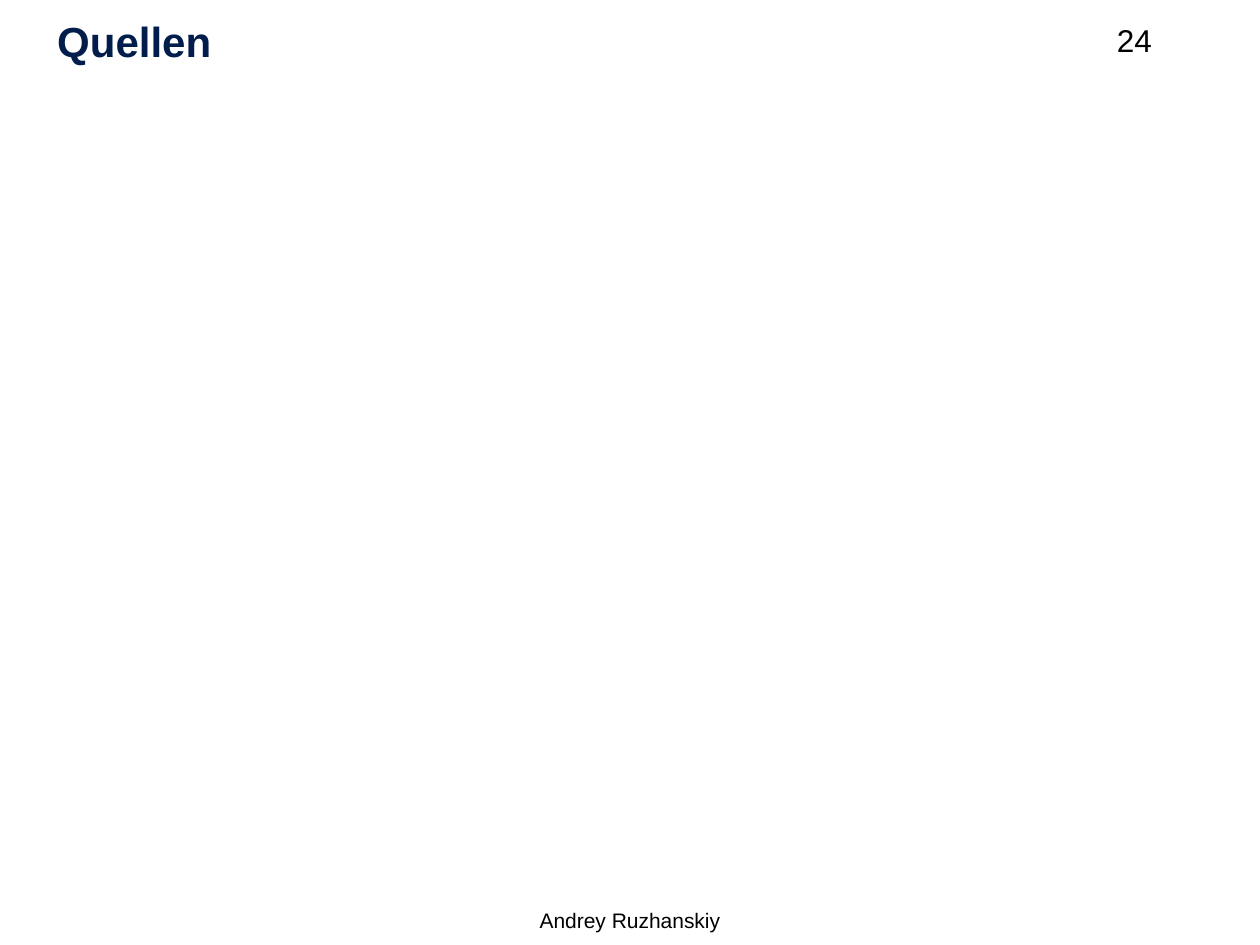
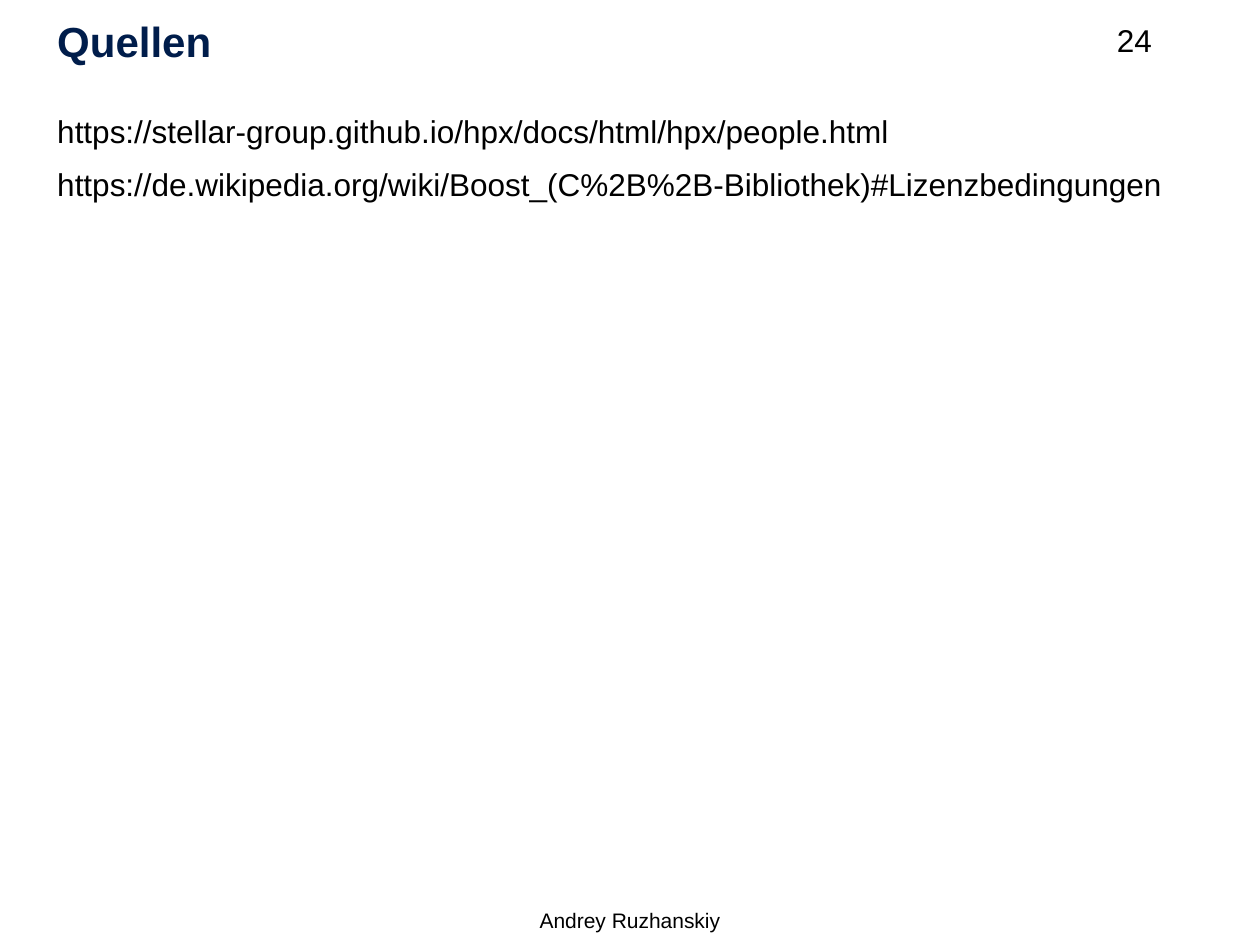
Before and after one commit to Setahero/HPC_Kokkos_HS, a slide deck: slide 24 of Hauptseminar HPC.pptx. Drawn at 1260x945 pixels with LibreOffice and Linux fonts; fonts in the diff are those of the drawing; background and template pictures are left out. Boxes give left, top, right and bottom in pixels: in the first picture for what was removed or moved away, otherwise in the second. Text is boxed around its words. In the diff, an @@ line names an element or a change of style, - is before the commit and + after.

```diff
--- a/Hauptseminar HPC.pptx
+++ b/Hauptseminar HPC.pptx
@@ text added at (x1=57, y1=120, x2=1161, y2=202), 18 pt, text #000000 @@
+https://stellar-group.github.io/hpx/docs/html/hpx/people.html
+https://de.wikipedia.org/wiki/Boost_(C%2B%2B-Bibliothek)#Lizenzbedingungen
```
Also in this commit, not shown: 3 other slides changed.
